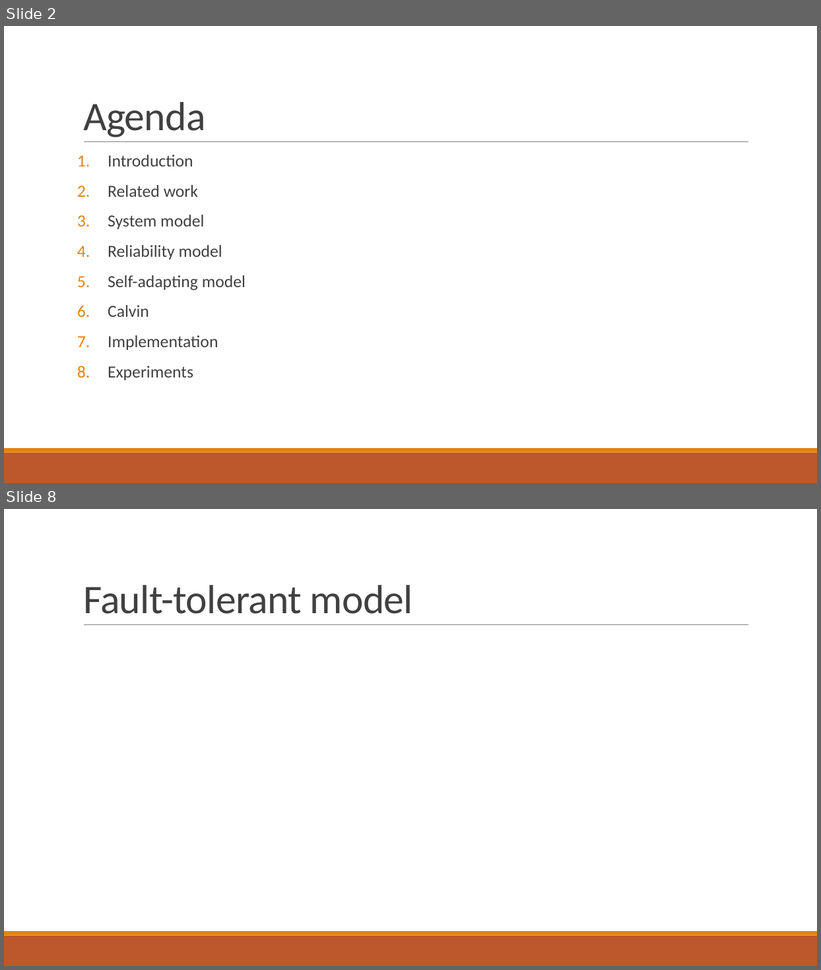
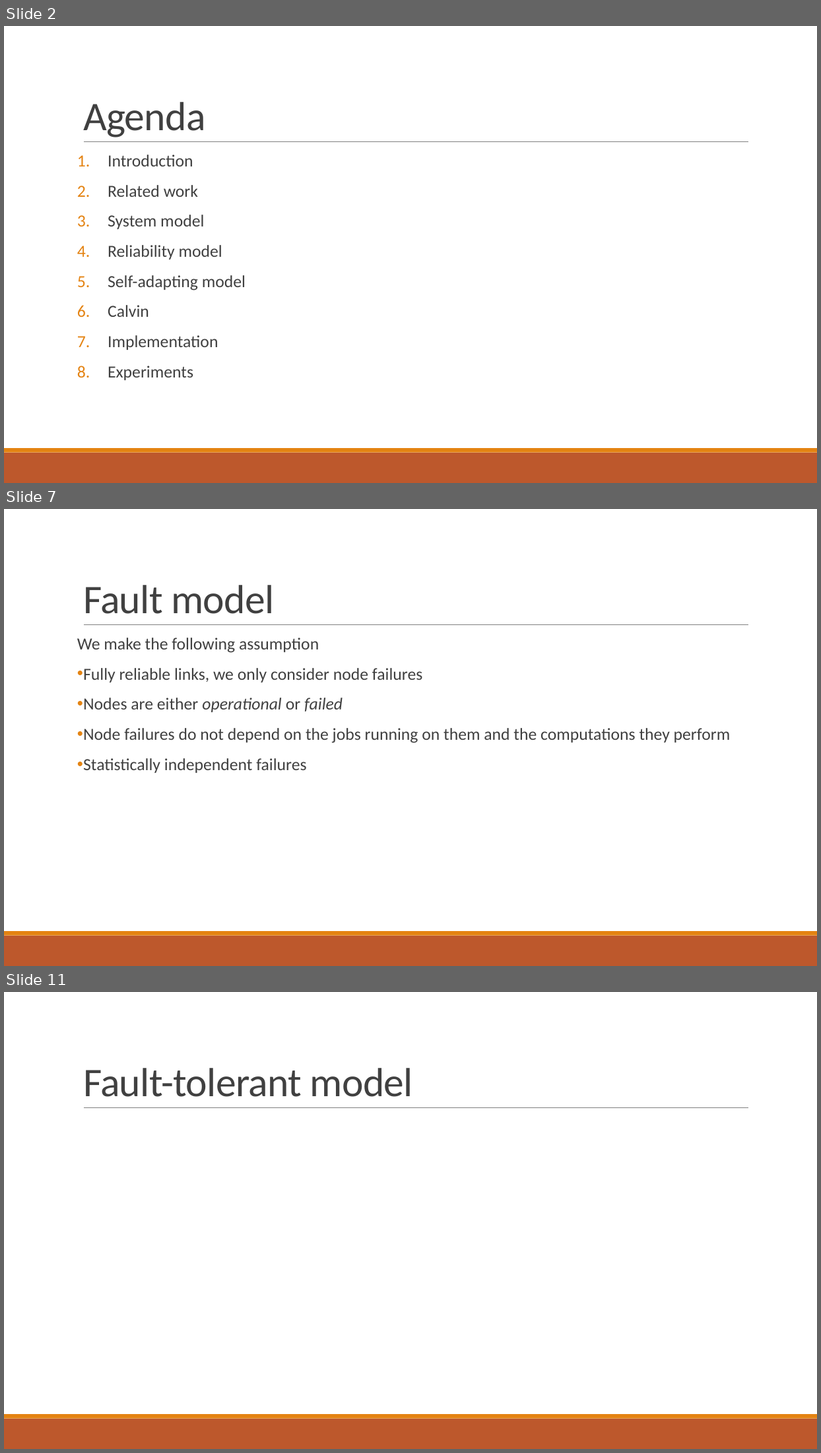
Before and after one commit to PStahl/master_thesis, a slide deck: presentation/presentation.pptx. Shown one above the other, each under a label of ours: slides 2 and 8 before the commit, slides 2, 7 and 11 after it; the slides between them are not shown. The pictures are 821x970 and 821x1453 pixels, drawn with LibreOffice and Linux fonts; fonts in the diff are those of the drawing. Boxes give left, top, right and bottom in pixels: in the first picture for what was removed or moved away, otherwise in the second. Text is boxed around its words. In the diff, an @@ line names an element or a change of style, - is before the commit and + after.

```diff
--- a/presentation/presentation.pptx
+++ b/presentation/presentation.pptx
@@ slide 7 added at [4, 509, 817, 966], background #FFFFFF; not listed: 3 template elements that a slide beside it also shows @@
@@ title added at [83, 585, 274, 614], 48 pt, text #404040 @@
+Fault model
@@ text added at [77, 638, 731, 773], 20 pt, text #404040 @@
+We make the following assumption
+• Fully reliable links, we only consider node failures
+• Nodes are either operational or failed
+• Node failures do not depend on the jobs running on them and the computations they perform
+• Statistically independent failures
@@ what was slide 8 is now slide 11 @@
```
Also in this commit, not shown: 9 slides changed, 10 other slides added, 2 slides removed.
